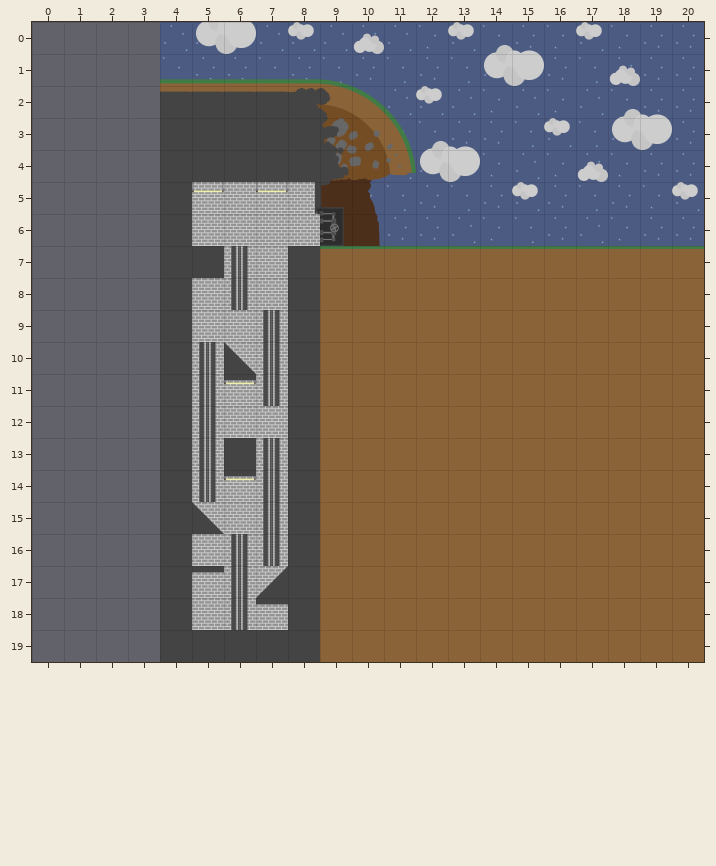
An edit to a level. Tiled map, Maze Escape/Levels/Level_8.tmx. The first picture shows the starting point.
Cells are 300x300 px. Shown: x 0..20, y 0..19. The old version is drawn lined up with the new one.
The result:
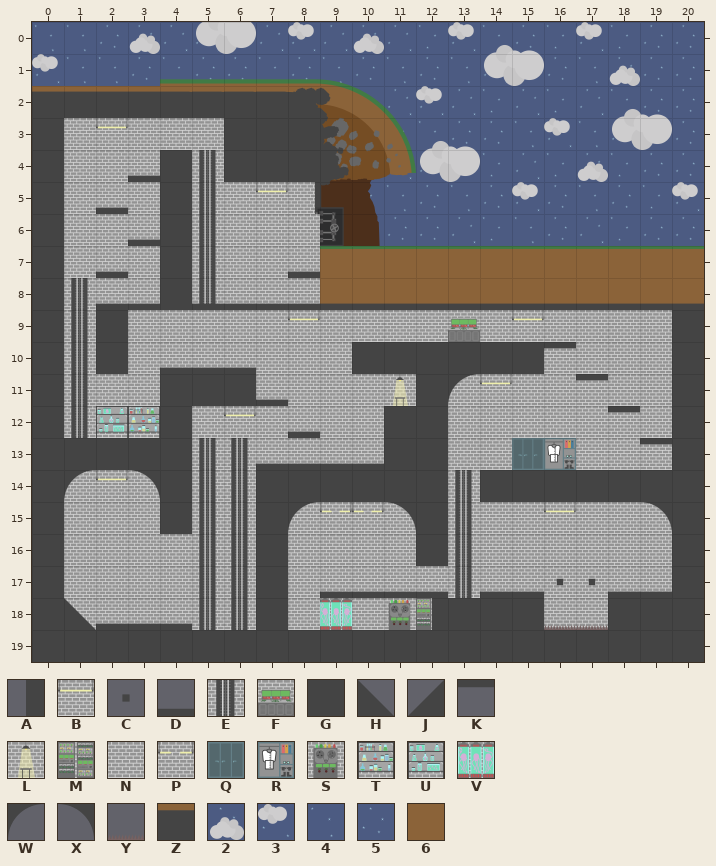
Key: from "ElementsTiles-01-01": A 0, B 2, C 9, D 10, E 11, F 12, G 13, H 15, J 16, K 23, L 24, M 25, N 26, P 28, Q 29, R 30, S 31, T 34, U 35, V 37; from "Tiles_x3_spikes": W 0, X 1, Y 4; from "elementsFin-02": Z 8, 2 22, 3 23, 4 37, 5 39, 6 46.
_ is an empty cell, # one hidden under a higher layer.
Tiles replaced or removed in this view: 6, B, E, G, H, J, K, N.
Difference:
Changed rows in their new state; . is an unchanged cell.
map size 17x20 -> 21x20 cells (old content now starts at 4,0; both pictures use the new coordinates)
Layer "Fond":
first column x 1:
 3 NBN.................
 4 NNN.E...............
 5 NNN.E...............
 6 NNN.E...............
 7 NNN.EN..............
 8 ENN.EN..6666666666..
 9 E.N...NB....F.B...N_
10 E.N.N.N...........N_
11 ENN._#N...L..B....N_
12 EUT.NB............N_
13 .....EN.......QR..N_
14 NBN..E_.....E.....G_
15 NNN.EE_.PP..E..B..N_
16 NNN.E.#.....E.....N_
17 NNN.E._.....E.....N_
18 NNN.E._.V.SM......__
19 ..................__
Layer "Solide":
first column x 0:
 0 4452.................
 1 3445.................
 2 ZZZZ.................
 3 G...__...............
 4 G..D._...............
 5 G.D..................
 6 G..D.................
 7 G.D.._..D............
 8 G.DD.DDDDDDDDDDDDDDDD
 9 G.G._...___________.G
10 G.G.DDD.__GGGGGGK__.G
11 G....GGD____GW___K_.G
12 G.......D__GG_____K.G
13 GGGG.._DDDDGG______KG
14 GW.X.._G.GGGG_GGGGG.G
15 G...._.GW__XG______XG
16 G..._..G____G______.G
17 G...__.G_DDDD_DDCCDDG
18 GHDDD..G____AGGGYYGGG
19 GGGG.....GGGGGGGGGGGG
